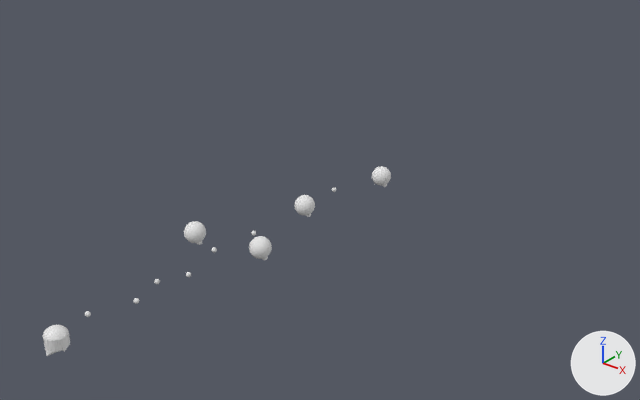
A saved change to the Blender file project/resources/stages/stage1.blend.
One viewpoint serves both versions: a 50 mm camera at (53.4, -34.7, 41.0) aimed at (-6.5, 40.1, -5.4). Arrows for +X, +Y and +Z are at lower right; the lights stay in place. The older version comes first.

Script lines for the objects in view, before the commit:
```python
me_enemyspawn = bpy.data.meshes.new('EnemySpawn')
me_enemyspawn.from_pydata(...)  # 498 vertices, 980 faces; spans x -1.1..1.06, y -1.09..1.08, z -1.08..1.11
me_enemyspawn.materials.append(mat_マテリアル_002)  # its picture is missing
me_円柱 = bpy.data.meshes.new('円柱')
me_円柱.from_pydata(...)  # 306 vertices, 468 faces; spans x -1.01..1.01, y -1.11..1.0, z -1.02..1.22
me_円柱.materials.append(mat_マテリアル_001)  # its picture is missing
me_球 = bpy.data.meshes.new('球')
me_球.from_pydata(...)  # a UV sphere (32 segments, 16 rings, poles along z) spanning x -0.25..0.25, y -0.25..0.25, z -0.25..0.25
me_球.materials.append(mat_マテリアル)  # its picture is missing
ob_enemyspawn = bpy.data.objects.new('EnemySpawn', me_enemyspawn)
ob_enemyspawn.location = (2.52, 19.74, 0.0)
ob_enemyspawn_001 = bpy.data.objects.new('EnemySpawn.001', me_enemyspawn)
ob_enemyspawn_001.location = (-4.58, 18.02, 0.0)
ob_enemyspawn_002 = bpy.data.objects.new('EnemySpawn.002', me_enemyspawn)
ob_enemyspawn_002.location = (1.97, 40.56, -0.02)
ob_playerspawn = bpy.data.objects.new('PlayerSpawn', me_円柱)
ob_playerspawn.location = (0.0, -1.74, 0.0)
ob_railpoint = bpy.data.objects.new('RailPoint', me_球)
ob_railpoint.location = (-1.09, 2.18, 0.0)
ob_railpoint_001 = bpy.data.objects.new('RailPoint.001', me_球)
ob_railpoint_001.location = (0.51, 6.09, 0.0)
ob_railpoint_002 = bpy.data.objects.new('RailPoint.002', me_球)
ob_railpoint_002.location = (-0.52, 9.38, 0.0)
ob_railpoint_003 = bpy.data.objects.new('RailPoint.003', me_球)
ob_railpoint_003.location = (0.8, 11.96, 0.0)
ob_railpoint_004 = bpy.data.objects.new('RailPoint.004', me_球)
ob_railpoint_004.location = (-0.63, 16.66, 0.0)
```
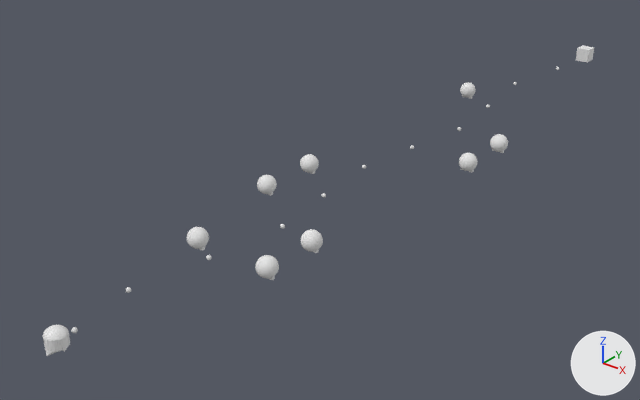
The change, as a diff of the scene's bpy script:
```diff
--- a/project/resources/stages/stage1.blend.py
+++ b/project/resources/stages/stage1.blend.py
@@ ob_enemyspawn @@
 ob_enemyspawn = bpy.data.objects.new('EnemySpawn', me_enemyspawn)
-ob_enemyspawn.location = (2.52, 19.74, 0.0)
+ob_enemyspawn.location = (-3.55, 17.38, 0.0)
@@ ob_enemyspawn_001 @@
 ob_enemyspawn_001 = bpy.data.objects.new('EnemySpawn.001', me_enemyspawn)
-ob_enemyspawn_001.location = (-4.58, 18.02, 0.0)
+ob_enemyspawn_001.location = (5.46, 23.88, 0.0)
@@ ob_enemyspawn_002 @@
 ob_enemyspawn_002 = bpy.data.objects.new('EnemySpawn.002', me_enemyspawn)
-ob_enemyspawn_002.location = (1.97, 40.56, -0.02)
+ob_enemyspawn_002.location = (5.46, 17.42, 0.0)
@@ ob_railpoint @@
 ob_railpoint = bpy.data.objects.new('RailPoint', me_球)
-ob_railpoint.location = (-1.09, 2.18, 0.0)
+ob_railpoint.location = (0.0, 0.0, 0.0)
@@ ob_railpoint_001 @@
 ob_railpoint_001 = bpy.data.objects.new('RailPoint.001', me_球)
-ob_railpoint_001.location = (0.51, 6.09, 0.0)
+ob_railpoint_001.location = (-1.39, 6.84, 0.0)
@@ ob_railpoint_002 @@
 ob_railpoint_002 = bpy.data.objects.new('RailPoint.002', me_球)
-ob_railpoint_002.location = (-0.52, 9.38, 0.0)
+ob_railpoint_002.location = (0.0, 15.34, 0.0)
@@ ob_railpoint_003 @@
 ob_railpoint_003 = bpy.data.objects.new('RailPoint.003', me_球)
-ob_railpoint_003.location = (0.8, 11.96, 0.0)
+ob_railpoint_003.location = (1.24, 24.42, 0.0)
@@ ob_railpoint_004 @@
 ob_railpoint_004 = bpy.data.objects.new('RailPoint.004', me_球)
-ob_railpoint_004.location = (-0.63, 16.66, 0.0)
+ob_railpoint_004.location = (0.0, 32.61, 0.0)
@@ ob_enemyspawn_003 @@
 ob_enemyspawn_003 = bpy.data.objects.new('EnemySpawn.003', me_enemyspawn_001)
-ob_enemyspawn_003.location = (0.0, 29.43, 0.0)
+ob_enemyspawn_003.location = (-6.55, 30.82, 0.0)
@@ ob_enemyspawn_007 @@
+ob_enemyspawn_007 = bpy.data.objects.new('EnemySpawn.007', me_enemyspawn_009)  # 498 vertices, 980 faces; spans x -1.1..1.06, y -1.09..1.08, z -1.08..1.11; in mat_マテリアル_015 (its picture is missing)
+ob_enemyspawn_007.location = (-5.52, 72.57, 0.0)
@@ ob_enemyspawn_006 @@
+ob_enemyspawn_006 = bpy.data.objects.new('EnemySpawn.006', me_enemyspawn_008)  # 498 vertices, 980 faces; spans x -1.1..1.06, y -1.09..1.08, z -1.08..1.11; in mat_マテリアル_014 (its picture is missing)
+ob_enemyspawn_006.location = (7.57, 57.49, 0.0)
@@ ob_enemyspawn_005 @@
+ob_enemyspawn_005 = bpy.data.objects.new('EnemySpawn.005', me_enemyspawn_007)  # 498 vertices, 980 faces; spans x -1.1..1.06, y -1.09..1.08, z -1.08..1.11; in mat_マテリアル_013 (its picture is missing)
+ob_enemyspawn_005.location = (7.57, 50.07, 0.0)
@@ ob_enemyspawn_004 @@
+ob_enemyspawn_004 = bpy.data.objects.new('EnemySpawn.004', me_enemyspawn_006)  # 498 vertices, 980 faces; spans x -1.1..1.06, y -1.09..1.08, z -1.08..1.11; in mat_マテリアル_012 (its picture is missing)
+ob_enemyspawn_004.location = (-6.55, 38.21, 0.0)
@@ ob_eventspawn @@
+ob_eventspawn = bpy.data.objects.new('EventSpawn', me_cube)  # a box spanning x -1.0..1.0, y -1.0..1.0, z -1.0..1.0; in mat_マテリアル (its picture is missing)
+ob_eventspawn.location = (0.0, 100.0, 0.0)
```

Pixel boxes (x1, y1, x2, y2) of what changed, in the pictures (640 x 400 px):
'EnemySpawn', moved: before (249, 236, 272, 260); after (187, 227, 209, 251)
'EnemySpawn.001', moved: before (184, 221, 206, 245); after (301, 229, 323, 253)
'EnemySpawn.002', moved: before (372, 166, 391, 187); after (255, 255, 279, 280)
'EnemySpawn.003', moved: before (294, 195, 315, 217); after (257, 175, 277, 196)
'EnemySpawn.005', added: after (459, 153, 478, 173)
'EnemySpawn.004', added: after (300, 154, 319, 174)
'EnemySpawn.006', added: after (490, 134, 508, 153)
'EventSpawn', added: after (576, 45, 594, 63)
'EnemySpawn.007', added: after (460, 82, 476, 99)
'RailPoint', moved: before (85, 311, 91, 317); after (71, 327, 78, 333)
'RailPoint.001', moved: before (133, 298, 139, 304); after (126, 287, 131, 293)
'RailPoint.002', moved: before (154, 279, 160, 284); after (206, 255, 212, 260)
'RailPoint.003', moved: before (186, 272, 191, 277); after (280, 224, 285, 229)
'RailPoint.004', moved: before (211, 247, 217, 253); after (321, 193, 326, 198)
